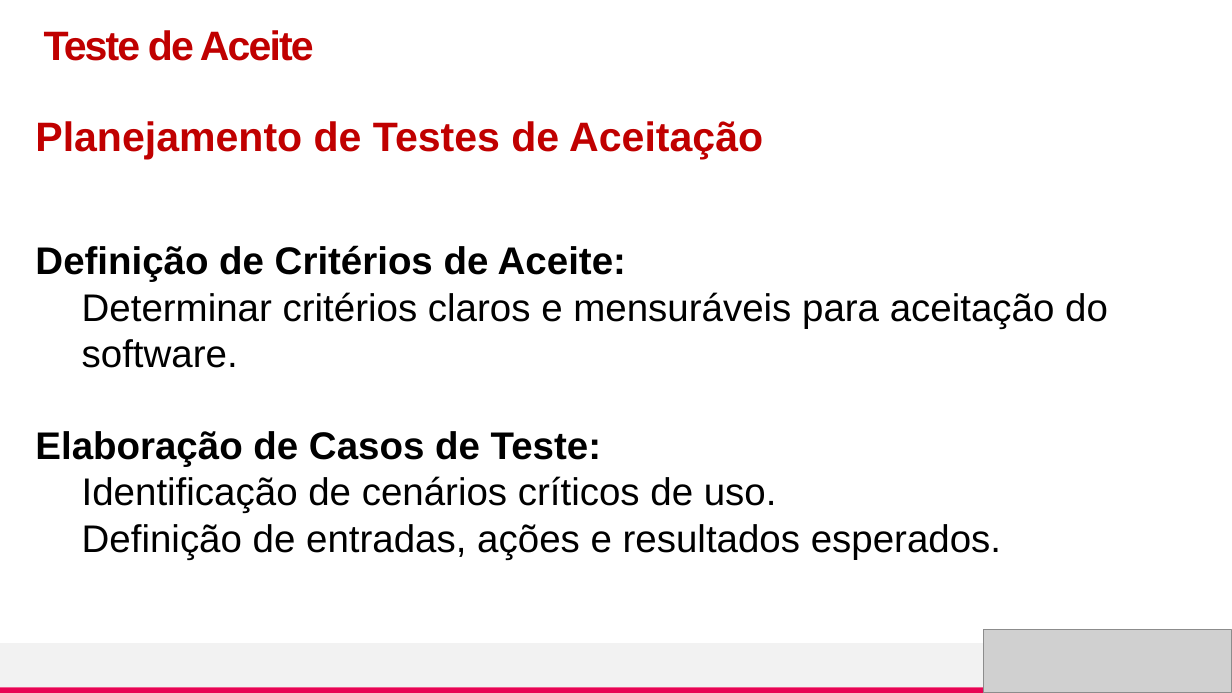
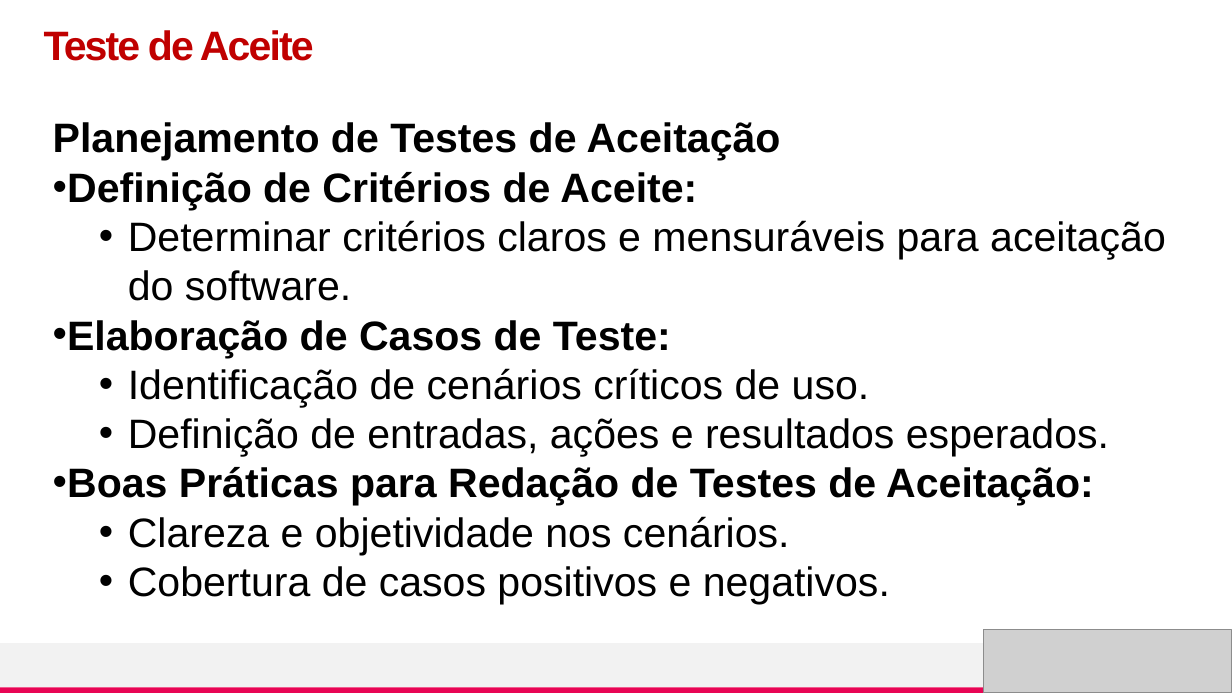
Before and after one commit to nandafretes/TSOFT, a slide deck: slide 8 of [TSOF] - Aula5_TesteAceite.pptx (slide 9 before the commit). Drawn at 1232x693 pixels with LibreOffice and Linux fonts; fonts in the diff are those of the drawing; grey boxes stand for pictures. Boxes give left, top, right and bottom in pixels: in the first picture for what was removed or moved away, otherwise in the second. Text is boxed around its words. In the diff, an @@ line names an element or a change of style, - is before the commit and + after.

```diff
--- a/[TSOF] - Aula5_TesteAceite.pptx
+++ b/[TSOF] - Aula5_TesteAceite.pptx
@@ text "Planejamento de Testes de Aceitação" moved from (x1=35, y1=245, x2=1108, y2=559) to (x1=53, y1=122, x2=1166, y2=604) @@
@@ text removed at (x1=35, y1=121, x2=763, y2=159) @@
-Planejamento de Testes de Aceitação
@@ text at (x1=53, y1=122, x2=781, y2=161): paragraph added @@
+Planejamento de Testes de Aceitação
@@ text at (x1=67, y1=172, x2=1166, y2=457): size 30 to 32 pt in "Definição de Critérios de Aceite:", "Determinar critérios claros e mensuráveis para aceitação ...", "Elaboração de Casos de Teste:", "Identificação de cenários críticos de uso." and 1 more places; bullet none to • @@
@@ text at (x1=67, y1=467, x2=1094, y2=604): paragraphs added @@
+• Boas Práticas para Redação de Testes de Aceitação:
+  • Clareza e objetividade nos cenários.
+  • Cobertura de casos positivos e negativos.
```
Also in this commit, not shown: 5 other slides changed, 4 slides added, 6 slides removed, 4 other files.
